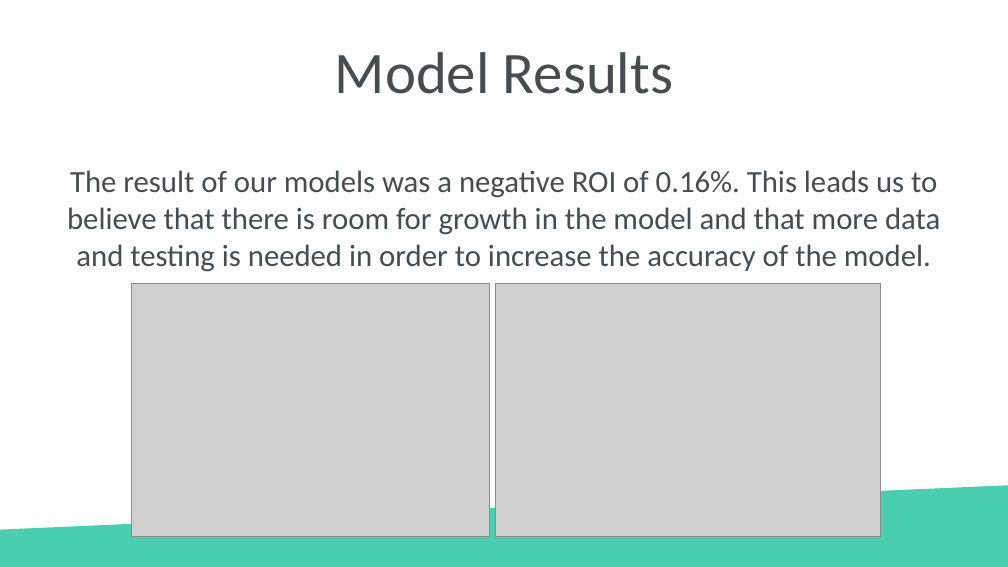
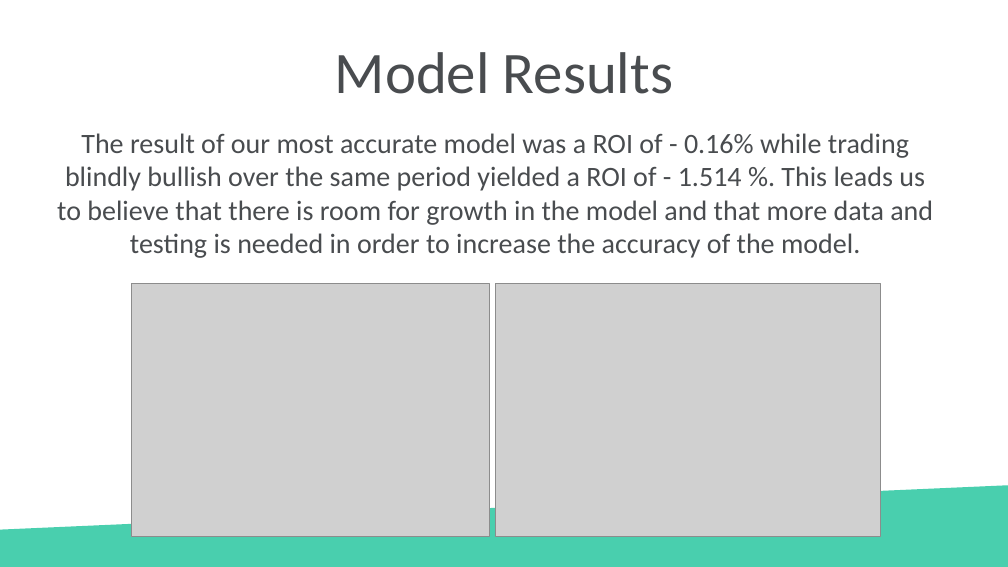
Before and after one commit to joshuatbond/Crypto_Deep_Learning_Proj, a slide deck: slide 10 of Presentation.pptx. Drawn at 1008x567 pixels with LibreOffice and Linux fonts; fonts in the diff are those of the drawing; grey boxes stand for pictures; background and template pictures are left out. Boxes give left, top, right and bottom in pixels: in the first picture for what was removed or moved away, otherwise in the second. Text is boxed around its words. In the diff, an @@ line names an element or a change of style, - is before the commit and + after.

Commit message:
pptx final

```diff
--- a/Presentation.pptx
+++ b/Presentation.pptx
@@ text at box(57, 133, 933, 258): text changed; size 22 to 20 pt @@
-The result of our models was a negative ROI of 0.16%. This leads us to believe that there is room for growth in the model and that more data and testing is needed in order to increase the accuracy of the model.
+The result of our most accurate model was a ROI of - 0.16% while trading blindly bullish over the same period yielded a ROI of - 1.514 %. This leads us to believe that there is room for growth in the model and that more data and testing is needed in order to increase the accuracy of the model.
```
